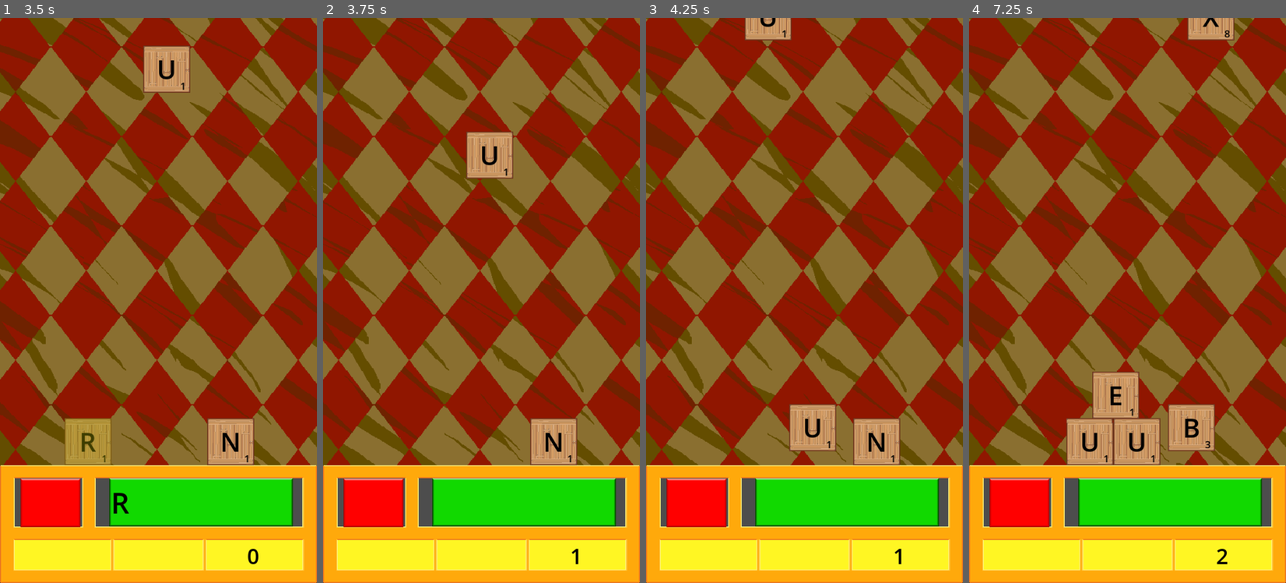
Above: before the commit, frames 1-4 (left to right).
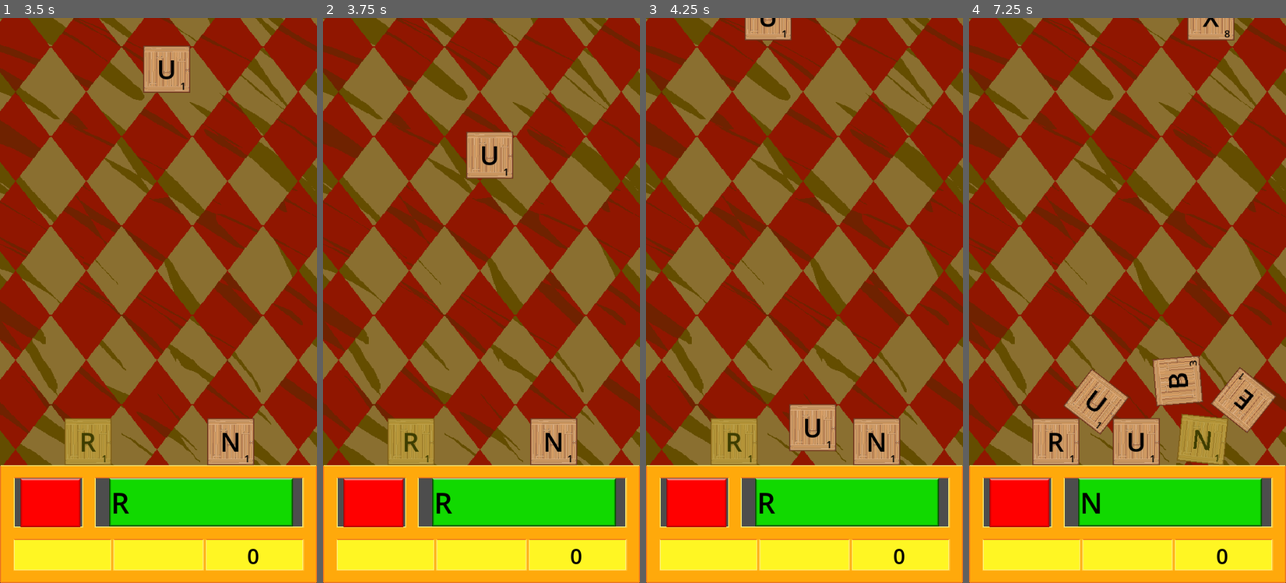
Above: after the commit, the same moments.

Repository: Reicher/lettris2
Game: Godot game, scene res://game.tscn
Same seed, same stepped clock (60 frames per second), same inputs: the game is played once before the commit and once after it.
Inputs (mouse positions are in pixels of both pictures, inside the frame that each line leads up to):
- Up to frame 1 (3.5 s): click (50, 503) at 0.5 s; click (199, 503) at 1.25 s; click (199, 503) at 2 s; click (88, 441) at 2.77 s
- Up to frame 2 (3.75 s): click "R" at 3.5 s
- Up to frame 3 (4.25 s): no input
- Up to frame 4 (7.25 s): click (1168, 503) at 4.25 s; click (1019, 503) at 5 s; click (1200, 441) at 5.77 s; click "N" at 6.5 s

Frame 1 is identical in both runs. In frame 2, 1.3% of the frame differs, in the area x 20-82%, y 70-97%; in frame 3, 1.3%; in frame 4, 7.8%, in the area x 20-97%, y 59-97%.

Commit message:
Add a dictionary and check if the a confirmed word is acceptable

Diff:
--- a/UI.gd
+++ b/UI.gd
@@ -1,21 +1,33 @@
 extends TextureRect
 
-var boxes = []
+var dictionary = []
+var selected_boxes = []
 var word = ""
 var word_points = 0
 var score = 0
 
+func load_word_list(file_path):
+	# Open the text file
+	var file = FileAccess.open(file_path, FileAccess.READ)
+	var minimum_length = 2 # All words needs to be atleast 3 char long
+	while not file.eof_reached():
+		var word = file.get_line()
+		if len(word) > minimum_length:
+			dictionary.append(word)
+	file.close()
+	print("Loaded " + str(len(dictionary)) + " words into dictionary")
+
 func _ready():
-	get_node("Confirm/Word").text = word #
-	get_node("Score").text = str(score)
+	load_word_list("res://assets/words_alpha.txt" )
+
+	update_word_display()
+	update_score_display()
 
 func box_clicked(box):
-	#print("Box (" + box.letter + ", " + str(box.value) + ") clicked")
-
-	if box.selected and box not in boxes:
-		boxes.append(box)
-	elif box in boxes:
-		boxes.erase(box)
+	if box.selected and box not in selected_boxes:
+		selected_boxes.append(box)
+	elif box in selected_boxes:
+		selected_boxes.erase(box)
 	else:
 		print("Something is very off...")
 
@@ -24,29 +36,33 @@
 func _update_word():
 	word = ""
 	word_points = 0
-	for box in boxes:
+	for box in selected_boxes:
 		word += box.letter
 		word_points += box.value
-	get_node("Confirm/Word").text = word
+	update_word_display()
 
 func _on_clear_pressed():
-	for box in boxes:
+	for box in selected_boxes:
 		box.select(false)
-	boxes.clear()
+	selected_boxes.clear()
 	_update_word()
-	print("cleared " + str(len(boxes)) + " boxes")
 
 func _on_confirm_pressed():
-	var word_valid = true
-	if not word_valid:
-		# notify in some way
+	var word_valid = true  # Add your validation logic here
+	if not dictionary.has(word.to_lower()):
+		print(word + " not in wordlist")
 		return
 
 	score += word_points
+	update_score_display()
+	print(score)
+	for box in selected_boxes:
+		box.destroy()
+	selected_boxes.clear()
+	_update_word()
+
+func update_word_display():
+	get_node("Confirm/Word").text = word
+
+func update_score_display():
 	get_node("Score").text = str(score)
-	print(score)
-	for box in boxes:
-		box.destory()
-	boxes.clear()
-	_update_word()
-	print("Removed " + str(len(boxes)) + " boxes")
--- a/box.gd
+++ b/box.gd
@@ -28,6 +28,6 @@
 	selected = status
 	$Selected.visible  = selected
 
-func destory():
+func destroy():
 	print("Removing box " + letter)
 	queue_free()
Not shown, added: assets/words_alpha.txt
